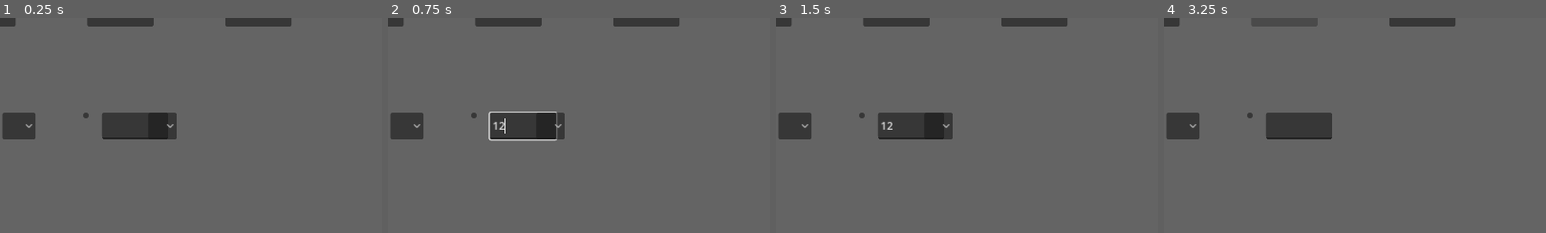
Above: before the commit, frames 1-4 (left to right).
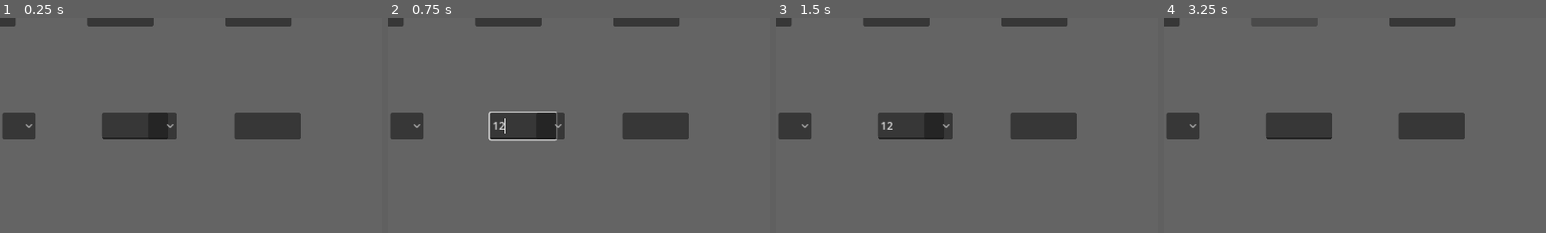
Above: after the commit, the same moments.

Repository: ahhnevermore/mixorcerers
Game: Godot game, scene res://scenes/mix_mode.tscn
Same seed, same stepped clock (60 frames per second), same inputs: the game is played once before the commit and once after it. This scene is started directly instead of the project's main scene.
Inputs (mouse positions are % of the whole screen's width and height, from its top left):
- Up to frame 1 (0.25 s): no input
- Up to frame 2 (0.75 s): click (56, 52) at 0.52 s; type "12" at 0.6 s
- Up to frame 3 (1.5 s): click "Fire" at 1.25 s
- Up to frame 4 (3.25 s): click "Water" at 2 s; click "Earth" at 2.75 s
The pictures show only the part of the screen within x 39-89%, y 27-77%; the shares and areas given below are measured in that part.

The runs differ from the first frame. In frame 1, 2.2% of the frame differs, in the area x 21-79%, y 44-57%; in frame 2, 2.2%; in frame 3, 2.2%; in frame 4, 2.2%.
Error before the commit: Invalid type in function 'orbs_display' in base 'Node2D (mix_mode.gd)'. Cannot convert argument 1 from Nil to Dictionary. (res://scripts/mix_mode.gd:18)
Error after the commit: Invalid type in function 'orbs_display' in base 'Node2D (mix_mode.gd)'. Cannot convert argument 1 from Nil to Dictionary. (res://scripts/mix_mode.gd:19)

Commit message:
added magycke to mix_mode(texture surprise) and reworked the spell class a bit

Diff:
--- a/scenes/game.tscn
+++ b/scenes/game.tscn
@@ -30,7 +30,6 @@
 layer_4/z_index = 0
 layer_4/tile_data = PackedInt32Array()
 
-
 [node name="Player" parent="." instance=ExtResource("3_v37nu")]
 script = ExtResource("4_bgv5q")
 
--- a/scenes/mix_mode.tscn
+++ b/scenes/mix_mode.tscn
@@ -154,18 +154,35 @@
 grow_horizontal = 2
 grow_vertical = 2
 
-[node name="UIButton" parent="CanvasLayer" instance=ExtResource("3_7je3w")]
+[node name="Control" type="Control" parent="CanvasLayer"]
+layout_mode = 3
+anchors_preset = 0
+offset_left = 800.0
+offset_top = 320.0
+offset_right = 1000.0
+offset_bottom = 360.0
+
+[node name="MagyckeButton" parent="CanvasLayer/Control" instance=ExtResource("3_7je3w")]
+layout_mode = 1
 anchors_preset = 8
 anchor_left = 0.5
 anchor_top = 0.5
 anchor_right = 0.5
 anchor_bottom = 0.5
-offset_left = -4.0
-offset_top = -4.0
-offset_right = 4.0
-offset_bottom = 4.0
+offset_left = -100.0
+offset_top = -20.0
+offset_right = 0.0
+offset_bottom = 20.0
 grow_horizontal = 2
 grow_vertical = 2
+
+[node name="MagyckeCount" type="Label" parent="CanvasLayer/Control"]
+layout_mode = 0
+offset_left = 100.0
+offset_top = 7.0
+offset_right = 200.0
+offset_bottom = 33.0
+horizontal_alignment = 1
 
 [connection signal="item_selected" from="CanvasLayer/Grimoire_Dropdown" to="." method="_on_grimoire_dropdown_selected"]
 [connection signal="text_changed" from="CanvasLayer/Grimoire_Val" to="." method="_on_grimoire_value_text_changed"]
--- a/scripts/cast_mode.gd
+++ b/scripts/cast_mode.gd
@@ -65,7 +65,6 @@
 	for match in matches:
 		var terrain_stats = map.terrains[map.get_terrain(match[1])]
 		var unit = match[0]
-		print(terrain_stats,unit,spell.modifier)
 		if not Spell.DMG_Distribution in spell.modifier:	#damage distribution will have damage varying across the grid
 			#Calculate dmg
 			var damage = (spell.fire_dmg * (1+terrain_stats['fire_affin']) +
--- a/scripts/game.gd
+++ b/scripts/game.gd
@@ -66,11 +66,16 @@
 	$HUD.terrain_display($Map.get_terrain($Map.get_tile($Cursor.cursor_tile)))
 
 var spells = {
-	"fireball":{'alias':"fireball",'cast_range':2,'cast_shape':Spell.cast_shapes.CIRCLE,'cast_dim':[1],
-				'fire_dmg':10.0,'water_dmg':0.0,'earth_dmg':0.0,'air_dmg':0.0,
-				'sprite':"res://icon.svg",'gen_unit':false,'gen_item':false,
-				'elevation_mod': 0,'moisture_mod':-1,'modifier':['vision'],
-				'repeat_cost':{'fire':1,'water':0,'earth':0,'air':0}}
+	"fireball":{
+		'alias':"fireball",'sprite':"res://icon.svg",
+		'cast_range':2,'cast_shape':Spell.cast_shapes.CIRCLE,'cast_dim':[1],
+		'fire_dmg':10.0,'water_dmg':0.0,'earth_dmg':0.0,'air_dmg':0.0, 'dmg_dist':Spell.DMG_Distribution.CLEAN,
+		'gen_unit':false,'gen_item':false,
+		'elevation_mod': 0,'moisture_mod':-1,
+		'magycke_mod':[['dmg',{'fire':5,'water':0,'earth':0,'air':0}],['burn',{'duration':2,'dmg':5}]],
+		'day_mod':[[]],'night_mod':[[]],
+		'modifiers':[['vision',{'duration':2}]],
+		'repeat_cost':{'fire':1,'water':0,'earth':0,'air':0}}
 }
 
 var recipes= {
--- a/scripts/mix_mode.gd
+++ b/scripts/mix_mode.gd
@@ -5,6 +5,7 @@
 var grimoire_type = 'None'
 var spell
 var stack:Array
+var magycke_stack :Array
 var unsafe_text:String
 var grimoire_value=false
 #percentage for On_DMG
@@ -18,17 +19,21 @@
 		orbs_display(internal_orbs)
 	if Input.is_action_just_pressed("cancel_action"):
 		if stack:
-			var elem = stack.pop_back()
-			match elem:
-				"Fire":
-					internal_orbs['fire']+=1
-				"Water":
-					internal_orbs['water']+=1
-				"Earth":
-					internal_orbs['earth']+=1
-				"Air":
-					internal_orbs['air']+=1
-			stack_display(stack)
+			if not magycke_stack:
+				var elem = stack.pop_back()
+				match elem:
+					"Fire":
+						internal_orbs['fire']+=1
+					"Water":
+						internal_orbs['water']+=1
+					"Earth":
+						internal_orbs['earth']+=1
+					"Air":
+						internal_orbs['air']+=1
+			else:
+				magycke_stack.pop_back()
+				internal_orbs['magycke']+=1
+			stack_display(stack,magycke_stack)
 			spell_display(stack)
 		else:
 			self.windup()
@@ -43,6 +48,7 @@
 	$CanvasLayer/Orbs/WaterButton.setup("Water",self)
 	$CanvasLayer/Orbs/EarthButton.setup("Earth",self)
 	$CanvasLayer/Orbs/AirButton.setup("Air",self)
+	$CanvasLayer/Control/MagyckeButton.setup("Magycke",self)
 
 	# grimoire
 	for type in Grimoire.Grimoire_Type:
@@ -54,12 +60,16 @@
 
 
 
-func stack_display(list):
+func stack_display(xs,ys):
 	for child in $CanvasLayer/Stack.get_children():
 		child.queue_free()
-	for item in list:
+	for x in xs:
 		var label = Label.new()
-		label.text = item
+		label.text = x
+		$CanvasLayer/Stack.add_child(label)
+	for y in ys:
+		var label = Label.new()
+		label.text = y
 		$CanvasLayer/Stack.add_child(label)
 
 func spell_display(list):
@@ -84,30 +94,37 @@
 	$CanvasLayer/Orbs/WaterCount.text= str(orbs['water'])
 	$CanvasLayer/Orbs/EarthCount.text= str(orbs['earth'])
 	$CanvasLayer/Orbs/AirCount.text= str(orbs['air'])
+	$CanvasLayer/Control/MagyckeCount.text=str(orbs['magycke'])
 
 
 func _on_button_message(val):
-	if stack.size() < 5:
-		match val:
-			"Fire":
-				if internal_orbs['fire'] > 0:
-					internal_orbs['fire'] -=  1
-					stack.append(val)
-			"Water":
-				if internal_orbs['water'] > 0:
-					internal_orbs['water'] -= 1
-					stack.append(val)
-			"Earth":
-				if internal_orbs['earth'] > 0:
-					internal_orbs['earth'] -= 1
-					stack.append(val)
-			"Air":
-				if internal_orbs['air'] > 0:
-					internal_orbs['air'] -= 1
-					stack.append(val)
-		stack_display(stack)
-		orbs_display(internal_orbs)
-		spell_display(stack)
+	if val != "Magycke":
+		if stack.size() < 5:
+			match val:
+				"Fire":
+					if internal_orbs['fire'] > 0:
+						internal_orbs['fire'] -=  1
+						stack.append(val)
+				"Water":
+					if internal_orbs['water'] > 0:
+						internal_orbs['water'] -= 1
+						stack.append(val)
+				"Earth":
+					if internal_orbs['earth'] > 0:
+						internal_orbs['earth'] -= 1
+						stack.append(val)
+				"Air":
+					if internal_orbs['air'] > 0:
+						internal_orbs['air'] -= 1
+						stack.append(val)
+	else:
+		if internal_orbs['magycke']>0:
+			internal_orbs['magycke']-=1
+			magycke_stack.append(val)
+
+	stack_display(stack,magycke_stack)
+	orbs_display(internal_orbs)
+	spell_display(stack)
 
 func windup()->void:
 	for elem in stack:
@@ -120,6 +137,8 @@
 					internal_orbs['earth']+=1
 				"Air":
 					internal_orbs['air']+=1
+	for elem in magycke_stack:
+		internal_orbs['magycke']+=1
 	props[0].orbs = internal_orbs.duplicate()
 	super.windup()
 
--- a/scripts/player.gd
+++ b/scripts/player.gd
@@ -6,7 +6,7 @@
 var map:Map
 var allies: Array
 var commands = ["move","vision grid","cast","mix"]
-var orbs = {"fire":10,"water":10,"earth":10,"air":10,"texture":0}
+var orbs = {"fire":10,"water":10,"earth":10,"air":10,"magycke":3}
 var inventory
 var initial_stats = {'move':5,
 			'vision':5,
--- a/scripts/spell.gd
+++ b/scripts/spell.gd
@@ -1,23 +1,42 @@
 class_name Spell
 extends Area2D
 
+#programmatic properties
 var castable = true
 var alias:String
+var sprite:Texture2D
+
+#casting
 var cast_range:int
 var cast_shape:cast_shapes
 var cast_dim:Array
+
+#damage
 var fire_dmg:float
 var water_dmg:float
 var earth_dmg:float
 var air_dmg:float
-var sprite:Texture2D
+var dmg_dist:DMG_Distribution
+
+#other properties
 var gen_unit
 var gen_item
+
+#terrain modifications
 var elevation_mod:int
 var moisture_mod :int
-var modifier :Array #general purpose array that is primarily used for day night effect or texture surprise
+
+#specific buffs got from the magyckes
+var magycke_mod:Array
+var day_mod:Array
+var night_mod:Array
+
+var modifiers :Array #general purpose array that is primarily used for day night effect or texture surprise
 					#also has "provides vision traits
+					#every modifier will be a 2d array,[name,{props}]
 var repeat_cost:Dictionary
+
+
 enum cast_shapes{
 	STRAIGHT_LINE,
 	CIRCLE,
@@ -26,22 +45,57 @@
 }
 
 enum DMG_Distribution{
+	CLEAN,
+	SHOTGUN
 
 }#different ways to distribute damage across the cast grid
-func _init(config:Dictionary,arg_modifier:Array):
+func _init(config:Dictionary,arg_modifiers:Array):
 	alias= config['alias']
+	sprite  = load(config['sprite'])
+
 	cast_range = config['cast_range']
 	cast_shape = config['cast_shape']
 	cast_dim = config['cast_dim']
+
 	fire_dmg = config['fire_dmg']
 	water_dmg = config['water_dmg']
 	earth_dmg = config['earth_dmg']
 	air_dmg = config['air_dmg']
-	sprite  = load(config['sprite'])
+	dmg_dist = config['dmg_dist']
+
 	gen_unit = config['gen_unit']
 	gen_item =config['gen_item']
+
 	elevation_mod = config['elevation_mod']
 	moisture_mod = config['moisture_mod']
-	modifier.append_array(arg_modifier)
-	modifier.append_array(config['modifier'])
+
+	magycke_mod = config['magycke_mod']
+	day_mod=config['day_mod']
+	night_mod=config['night_mod']
+
+	modifiers.append_array(arg_modifiers)
+	modifiers.append_array(config['modifiers'])
+
 	repeat_cost=config['repeat_cost']
+
+	var res =[]
+	for mod in modifiers:
+		if mod is String:
+			var xs
+			match mod:
+				'magycke':
+					xs = magycke_mod
+				'day':
+					xs = day_mod
+				'night':
+					xs = night_mod
+			for x in xs:
+				if x[0] == 'dmg':
+					fire_dmg += x[1]['fire']
+					water_dmg += x[1]['water']
+					earth_dmg += x[1]['earth']
+					air_dmg += x[1]['air']
+				else:
+					res.append(x)
+		else:
+			res.append(mod)
